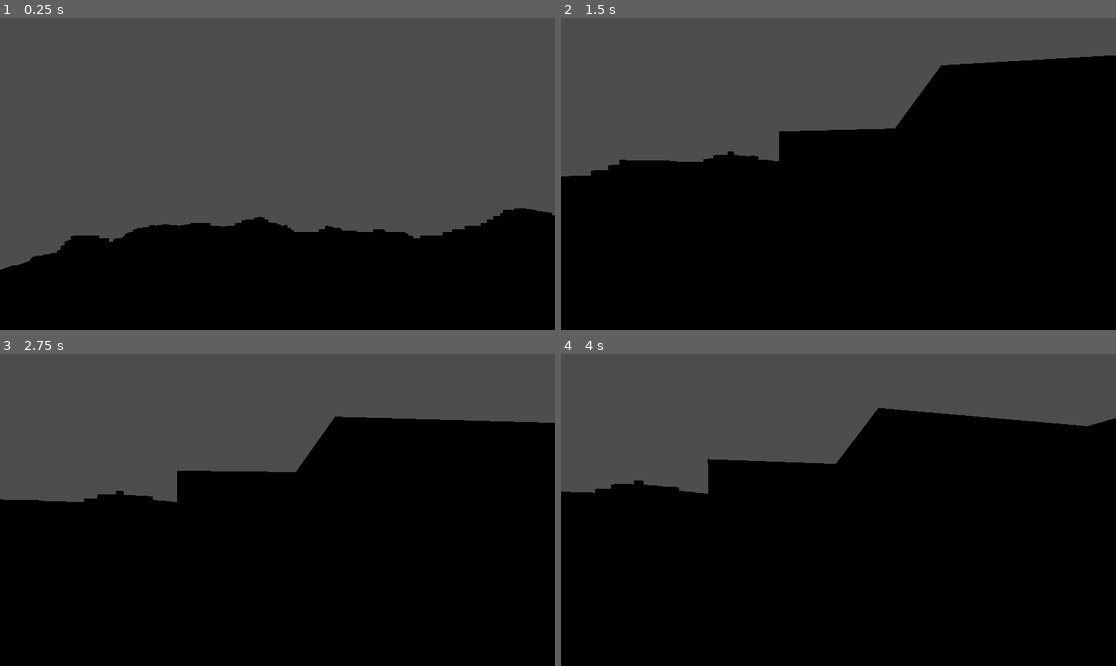
Above: before the commit, frames 1-4 (two rows, left to right).
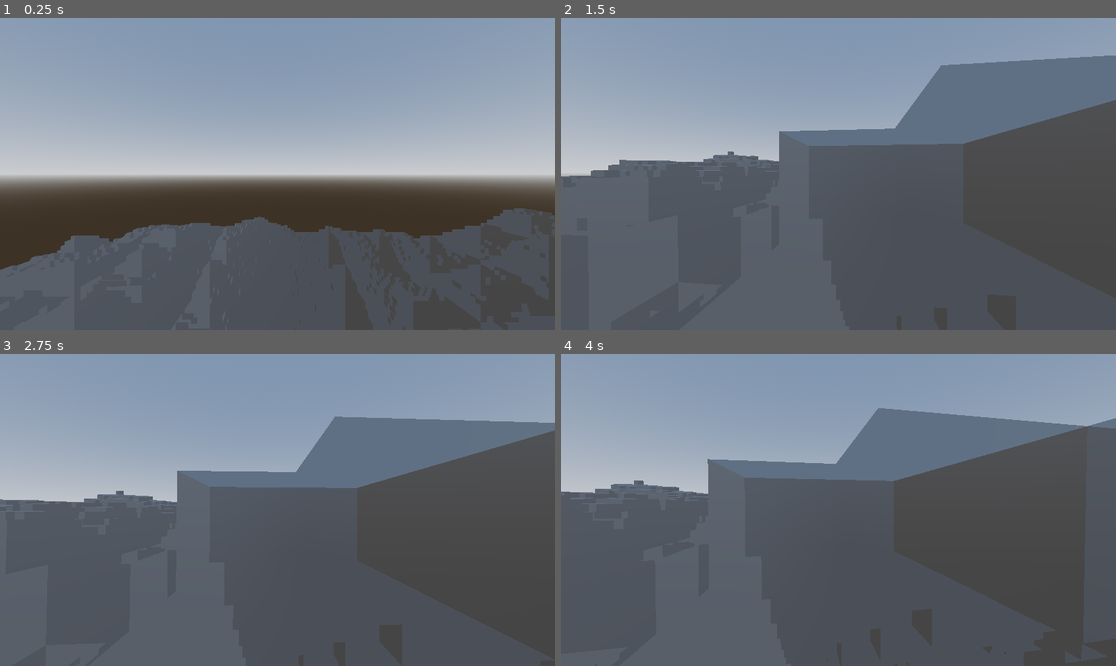
Above: after the commit, the same moments.

Repository: Lodestoned/Minecraft-Clone-Vibe-Coding
Game: Godot game, scene res://scenes/Main.tscn
The game is run twice, just before and just after one commit, with the same random seed, the same clock (stepped at 60 frames per second) and the same inputs.
Inputs (mouse positions are in pixels of both pictures, inside the frame that each line leads up to):
- Up to frame 1 (0.25 s): no input
- Up to frame 2 (1.5 s): tap Enter (ui_accept) at 0.5, 0.77 s; move the mouse to (866, 174) at 0.52 s; hold 1 (block_1) 0.53-1.28 s; hold W (move_forward) from 0.53 s (still down); move the mouse to (810, 174) at 1.27 s; tap 2 (block_2) at 1.35 s
- Up to frame 3 (2.75 s): keep holding W (move_forward); tap Enter (ui_accept) at 1.52, 2 s; move the mouse to (288, 503) at 2.02 s; hold 3 (block_3) from 2.03 s (still down)
- Up to frame 4 (4 s): keep holding W (move_forward); tap Enter (ui_accept) at 2.75, 3.02, 3.5, 3.77 s; move the mouse to (832, 516) at 2.77 s; release 3 (block_3) at 2.78 s; click (832, 516) at 2.85 s; move the mouse to (877, 513) at 3.52 s; hold Right mouse button (right_click) from 3.53 s (still down)

The runs differ from the first frame. In frame 1, 97% of the frame differs, in the area x 0-100%, y 0-100%; in frame 2, 100%; in frame 3, 100%; in frame 4, 100%.

Commit message:
Let there be light
I added the default world environment for lighting

Diff:
--- a/minecraft-like-game/scenes/Main.tscn
+++ b/minecraft-like-game/scenes/Main.tscn
@@ -1,11 +1,26 @@
-[gd_scene load_steps=4 format=3 uid="uid://csomg33dy62qn"]
+[gd_scene load_steps=7 format=3 uid="uid://csomg33dy62qn"]
 
 [ext_resource type="Script" uid="uid://cwken3xlk44fa" path="res://scripts/Main.gd" id="1_elqb8"]
 [ext_resource type="PackedScene" uid="uid://dbmkfll25f2jb" path="res://scenes/Player.tscn" id="2_rvslj"]
 [ext_resource type="Script" uid="uid://ccxoasypljhru" path="res://scripts/VoxelWorld.gd" id="3_0bbpv"]
 
+[sub_resource type="ProceduralSkyMaterial" id="ProceduralSkyMaterial_0bbpv"]
+sky_horizon_color = Color(0.662243, 0.671743, 0.686743, 1)
+ground_horizon_color = Color(0.662243, 0.671743, 0.686743, 1)
+
+[sub_resource type="Sky" id="Sky_rarhs"]
+sky_material = SubResource("ProceduralSkyMaterial_0bbpv")
+
+[sub_resource type="Environment" id="Environment_vcsgt"]
+background_mode = 2
+sky = SubResource("Sky_rarhs")
+tonemap_mode = 2
+
 [node name="Main" type="Node3D"]
 script = ExtResource("1_elqb8")
+
+[node name="WorldEnvironment" type="WorldEnvironment" parent="."]
+environment = SubResource("Environment_vcsgt")
 
 [node name="Player" parent="." instance=ExtResource("2_rvslj")]
 
